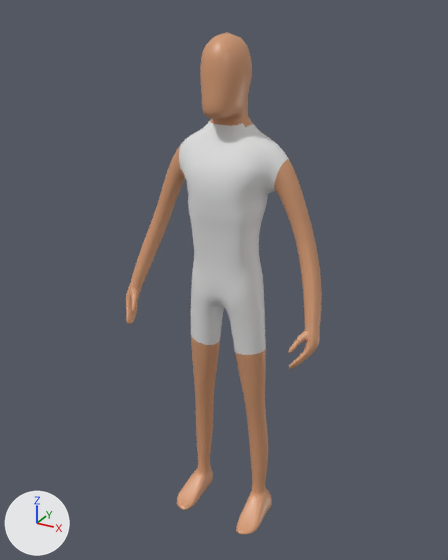
Two versions of the FBX model Assets/Meshes/Players/tristan.fbx, one commit apart.
One viewpoint serves both versions: a 50 mm lens placed at (1.064, -1.957, 2.095), pointed at (-0.031, 0.035, 1.099). Arrows for +X, +Y and +Z are at lower left; the lights stay in place. Where no turn or scale is listed for an object, it has been applied to the vertices.
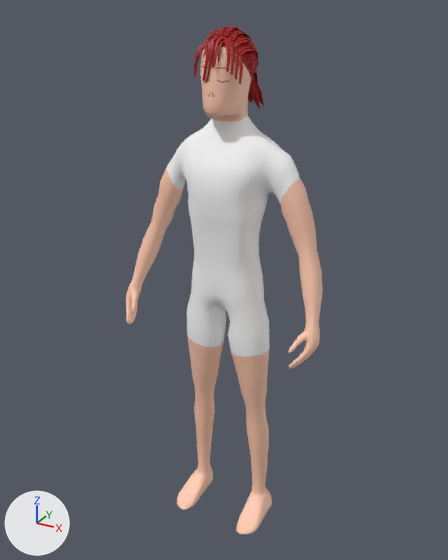
What differs and where, as boxes [x1, y1, x2, y2] in the pictures (448 x 560 px; the box of a moved part takes in the faces that stretch with it):
```json
{"object": "Cube.001", "change": "reshaped", "before": [126, 32, 322, 534], "after": [126, 25, 323, 534]}
{"part": 1, "of": "me_cube_002", "change": "built on", "before": [202, 105, 317, 255], "after": [194, 25, 317, 255]}
{"part": 2, "of": "me_cube_002", "change": "moved or reshaped", "before": [191, 295, 268, 471], "after": [187, 295, 270, 471]}
{"part": 3, "of": "me_cube_002", "change": "moved or reshaped", "before": [152, 160, 185, 231], "after": [152, 159, 186, 231]}
{"part": 4, "of": "me_cube_002", "change": "recoloured", "before": [126, 35, 322, 534], "after": [126, 35, 322, 534], "on screen": "brown to beige"}
{"part": 5, "of": "me_cube_002", "change": "recoloured", "before": [179, 121, 283, 321], "after": [179, 121, 283, 321], "on screen": "grey to white"}
```

Edits to the scene script, one JSON object a line:
```json
{"op": "add", "block": "img_tristan_png", "code": ["img_tristan_png = load_image('tristan.png', 'BlendFiles/tristan.png', 151, 163, 'sRGB')"]}
{"op": "add", "block": "mat_tristan", "code": ["mat_tristan = principled_material('tristan')", "mat_tristan.texture = img_tristan_png  # with its transparency"]}
{"block": "me_cube_002", "where": "# used by ob_cube_001; location = (0.0, -0.014, 0.901)"}
{"op": "remove", "block": "me_cube_002", "code": "me_cube_002.from_pydata(...)  # 2700 vertices, 2698 faces; spans x -0.42..0.42, y -0.17..0.15, z -0.9..1.12"}
{"op": "add", "block": "me_cube_002", "code": "me_cube_002.from_pydata(...)  # 6094 vertices, 5052 faces; spans x -0.42..0.42, y -0.17..0.23, z -0.9..1.14"}
{"block": "me_cube_002", "change": "me_cube_002 part 1: 114 vertices moved from x -0.04..0.33, y -0.08..0.09, z 0.42..0.86 to x -0.03..0.34, y -0.08..0.1, z 0.42..0.86; 3394 vertices added at x -0.1..0.1, y -0.1..0.23, z 0.84..1.14"}
{"block": "me_cube_002", "change": "me_cube_002 part 2: 141 vertices moved from x -0.17..0.17, y -0.04..0.1, z -0.61..0.06 to x -0.18..0.18, y -0.06..0.11, z -0.61..0.06"}
{"block": "me_cube_002", "change": "me_cube_002 part 3: 76 vertices moved from x -0.33..-0.22, y 0.0..0.08, z 0.42..0.64 to x -0.34..-0.21, y -0.01..0.09, z 0.41..0.65"}
{"block": "me_cube_002", "change": "me_cube_002 part 4: 1998 faces spanning x -0.42..0.42, y -0.17..0.11, z -0.9..1.12 switch from mat_tristan1 (beige #d39972) to mat_tristan (picture img_tristan_png)"}
{"block": "me_cube_002", "change": "me_cube_002 part 5: 694 faces spanning x -0.2..0.22, y -0.1..0.15, z -0.08..0.83 switch from mat_undershirt (white #e7e7e7) to mat_tristan (picture img_tristan_png)"}
```
